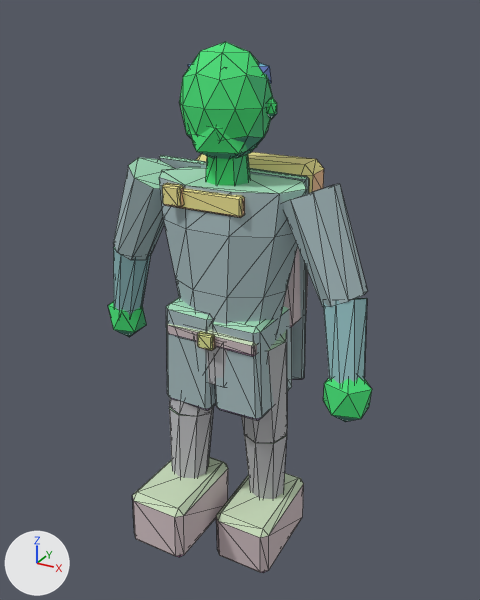
An edit to the glTF model assets/exports/npc/npc_traveller_passing_r_v01.glb, drawn before and after from the same camera.
One viewpoint serves both versions: a 50 mm camera at (1.15, -2.0, 2.13) aimed at (0.03, 0.02, 1.12). The lights are fixed; the arrows at lower left show +X, +Y and +Z. The older version comes first. Mesh edges are drawn as thin lines. Vertices at exactly the same position are counted once.

The first picture shows 'GEO_npc_traveller_passing_r_v01'.
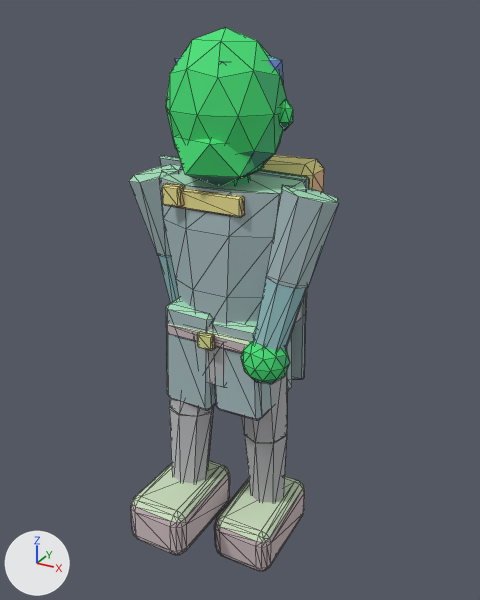
Location of each change, (x1, y1, x2, y2) in pixels of the pictures (480 x 600 px; the box of a moved part takes in the faces that stretch with it):
'GEO_npc_traveller_passing_r_v01', reshaped (20% narrower): before (108, 42, 372, 573); after (129, 27, 339, 571)
part 1 of me_geo_npc_traveller_passing_r_v01, added: after (129, 164, 183, 258)
part 2 of me_geo_npc_traveller_passing_r_v01, moved or reshaped: before (113, 246, 151, 315); after (158, 256, 179, 303)
part 3 of me_geo_npc_traveller_passing_r_v01, added: after (266, 185, 339, 289)
part 4 of me_geo_npc_traveller_passing_r_v01, moved or reshaped: before (323, 298, 367, 384); after (254, 278, 307, 351)
part 5 of me_geo_npc_traveller_passing_r_v01, added (green): after (241, 340, 290, 384)
part 6 of me_geo_npc_traveller_passing_r_v01, added (green): after (166, 27, 287, 179)
part 7 of me_geo_npc_traveller_passing_r_v01, added (green): after (174, 135, 264, 185)
part 8 of me_geo_npc_traveller_passing_r_v01, added: after (279, 99, 293, 130)
part 9 of me_geo_npc_traveller_passing_r_v01, added: after (175, 56, 284, 84)
part 10 of me_geo_npc_traveller_passing_r_v01, rebuilt: before (132, 457, 228, 557); after (131, 460, 230, 555)
part 11 of me_geo_npc_traveller_passing_r_v01, rebuilt: before (216, 473, 304, 573); after (214, 476, 305, 571)
part 12 of me_geo_npc_traveller_passing_r_v01, deleted: before (108, 42, 372, 422)
part 13 of me_geo_npc_traveller_passing_r_v01, moved or reshaped (mostly hidden afterwards): before (206, 154, 251, 186); after (226, 175, 250, 186)

The edits, one by one:
me_geo_npc_traveller_passing_r_v01 is used by ob_geo_npc_traveller_passing_r_v01; location (0.0, 0.0, 0.0).
me_geo_npc_traveller_passing_r_v01 had 586 vertices, 1056 faces and spanned x -0.62..0.62, y -0.38..0.31, z -0.01..2.03.
me_geo_npc_traveller_passing_r_v01 now has 790 vertices, 1464 faces and spans x -0.41..0.41, y -0.39..0.31, z 0.0..2.07.
me_geo_npc_traveller_passing_r_v01 part 1: the loose piece of 16 vertices spanning x -0.24..-0.01, y -0.16..0.11, z 0.63..1.02 is copied, and the copy is multiplied about its middle by the matrix ((0.838, -0.048, -0.181), (-0.011, 0.816, -0.267), (0.187, 0.263, 0.796)), then moved by (-0.15, 0.05, 0.6); it spans x -0.41..-0.18, y -0.1..0.12, z 1.25..1.59.
me_geo_npc_traveller_passing_r_v01 part 2: the loose piece of 16 vertices spanning x -0.59..-0.39, y -0.04..0.11, z 0.91..1.26 is multiplied about its middle by the matrix ((0.891, -0.002, -0.286), (-0.004, 0.936, -0.019), (0.286, 0.019, 0.891)), then moved by (0.26, 0.01, 0.04).
me_geo_npc_traveller_passing_r_v01 part 3: the loose piece of 16 vertices spanning x -0.24..-0.01, y -0.16..0.11, z 0.63..1.02 is copied, and the copy is multiplied about its middle by the matrix ((0.852, 0.006, 0.118), (-0.001, 0.859, -0.034), (-0.118, 0.033, 0.851)), then moved by (0.42, 0.01, 0.6); it spans x 0.18..0.41, y -0.12..0.1, z 1.25..1.59.
me_geo_npc_traveller_passing_r_v01 part 4: the loose piece of 16 vertices spanning x 0.39..0.59, y -0.2..0.03, z 0.92..1.27 is turned 19 degrees about the y axis through its middle and scaled by 0.929, then moved by (-0.26, 0.0, 0.04).
me_geo_npc_traveller_passing_r_v01 part 5: a new loose piece, an icosphere of 80 faces spanning x 0.14..0.31, y -0.22..-0.05, z 0.9..1.08, in mat_mat_npc_indexed.
me_geo_npc_traveller_passing_r_v01 part 6: a new loose piece, an icosphere of 80 faces spanning x -0.21..0.21, y -0.19..0.17, z 1.58..2.07, in mat_mat_npc_indexed.
me_geo_npc_traveller_passing_r_v01 part 7: a new loose piece, an icosphere of 20 faces spanning x -0.16..0.16, y -0.2..0.08, z 1.57..1.81, in mat_mat_npc_indexed.
me_geo_npc_traveller_passing_r_v01 part 8: a new loose piece, an icosphere of 20 faces spanning x 0.187..0.242, y -0.025..0.017, z 1.768..1.867, in mat_mat_npc_indexed.
me_geo_npc_traveller_passing_r_v01 part 9: a new loose piece, an icosphere of 20 faces spanning x -0.19..0.19, y -0.14..0.17, z 1.85..2.03, in mat_mat_npc_indexed.
me_geo_npc_traveller_passing_r_v01 part 10: the loose piece of 24 vertices spanning x -0.25..-0.01, y -0.38..0.03, z 0.12..0.38 is rebuilt with 96 vertices and now spans x -0.26..0.0, y -0.39..0.04, z 0.14..0.35.
me_geo_npc_traveller_passing_r_v01 part 11: the loose piece of 24 vertices spanning x 0.01..0.25, y -0.17..0.24, z -0.01..0.24 is rebuilt with 96 vertices and now spans x 0.0..0.26, y -0.18..0.25, z 0.0..0.22.
me_geo_npc_traveller_passing_r_v01 part 12: 9 loose pieces with 146 vertices, spanning x -0.62..0.62, y -0.21..0.13, z 0.81..2.03, are deleted.
me_geo_npc_traveller_passing_r_v01 part 13: 8 vertices moved from x -0.07..0.07, y -0.07..0.07, z 1.7 to x -0.07..0.07, y -0.07..0.07, z 1.66.
Other edits to the shape of me_geo_npc_traveller_passing_r_v01 do not show in these pictures.
